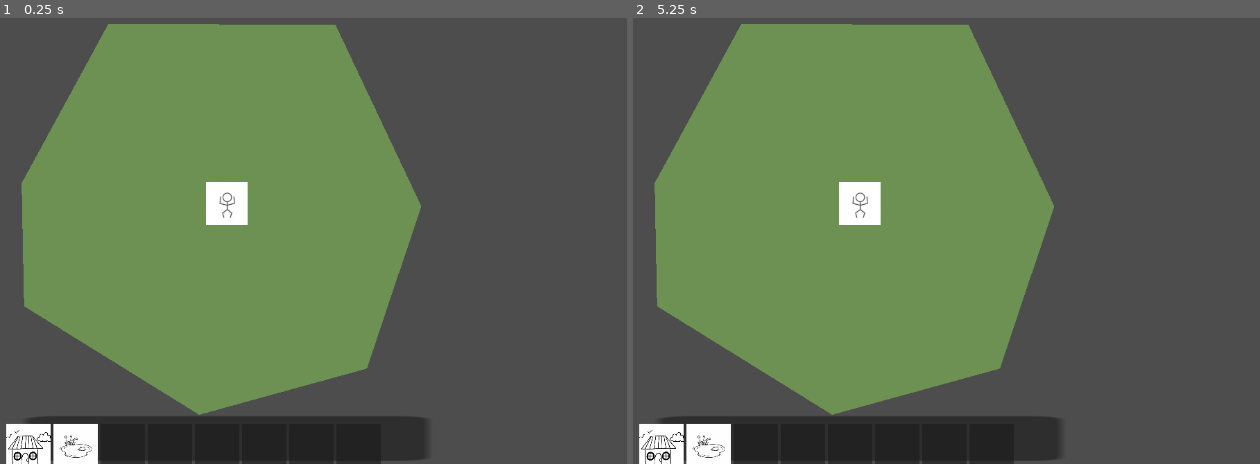
Above: before the commit, frames 1-2 (left to right).
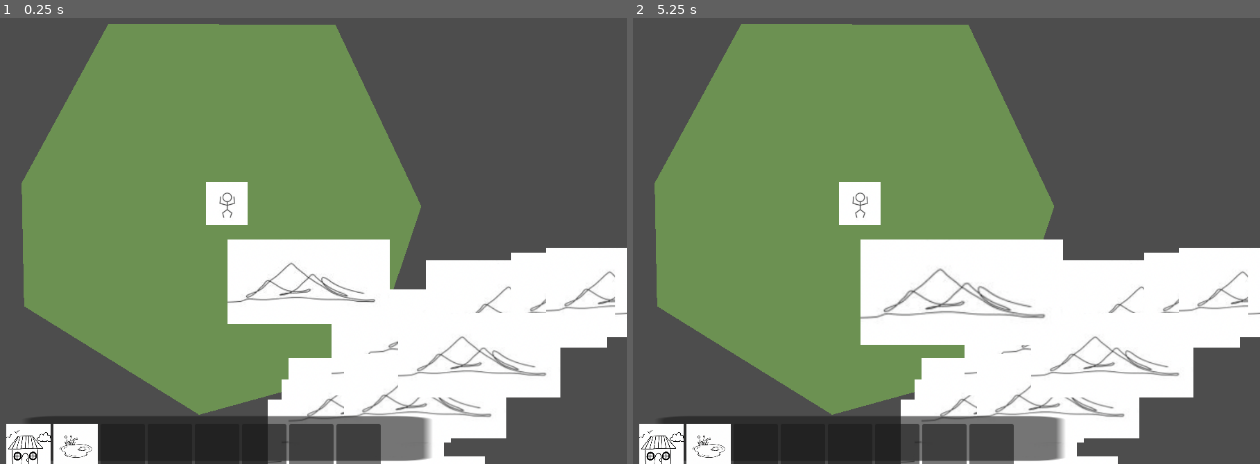
Above: after the commit, the same moments.

Repository: praveenpkg8/HauntedGhost
Game: Godot game, scene res://scenes/haunted_village.tscn
Two runs of this game, one before a commit and one after it. Both use one fixed random seed, a clock stepped at 60 frames per second and the inputs below.
Inputs (mouse positions are in pixels of both pictures, inside the frame that each line leads up to):
- Up to frame 1 (0.25 s): no input
- Up to frame 2 (5.25 s): tap Enter at 0.5, 2, 3.5 s; move the mouse to (852, 209) at 0.52 s; click (852, 209) at 0.6 s; tap Space at 1.25, 2.75, 4.25 s; move the mouse to (701, 263) at 1.27 s; click (701, 263) at 1.35 s; move the mouse to (940, 142) at 2.02 s; click (940, 142) at 2.1 s; move the mouse to (821, 330) at 2.77 s; click (821, 330) at 2.85 s; move the mouse to (1103, 307) at 3.52 s; click (1103, 307) at 3.6 s; move the mouse to (outside the picture) at 4.27 s; click (outside the picture) at 4.35 s; move the mouse to (902, 241) at 5.02 s; click (902, 241) at 5.1 s

The runs differ from the first frame. In frame 1, 23% of the frame differs, in the area x 36-100%, y 49-100%; in frame 2, 24%.

Commit message:
Modified: initializing of construct item

Diff:
--- a/scripts/construct_item.gd
+++ b/scripts/construct_item.gd
@@ -7,17 +7,22 @@
 
 func init(_data: ConstructUnit, _global_event_bus: GlobalEventBus) -> void:
 	data = _data
+	texture = data.texture
 	global_event_bus = _global_event_bus
+	tooltip_text = "%s\n%s" % [data.name, data.description]
+
+
 
 
 
 func _ready() -> void:
 	expand_mode = TextureRect.EXPAND_IGNORE_SIZE
 	stretch_mode = TextureRect.STRETCH_KEEP_ASPECT_COVERED
-	texture = data.texture
-	#tooltip_text = "%s\n%s" % [data.name, data.description]
 	connect("mouse_entered", _on_item_mouse_entered)
 	connect("mouse_exited", _on_item_mouse_exited)
+	pass
+
+
 
 func _on_item_mouse_entered():
 	scale = Vector2(1.25, 1.25)
